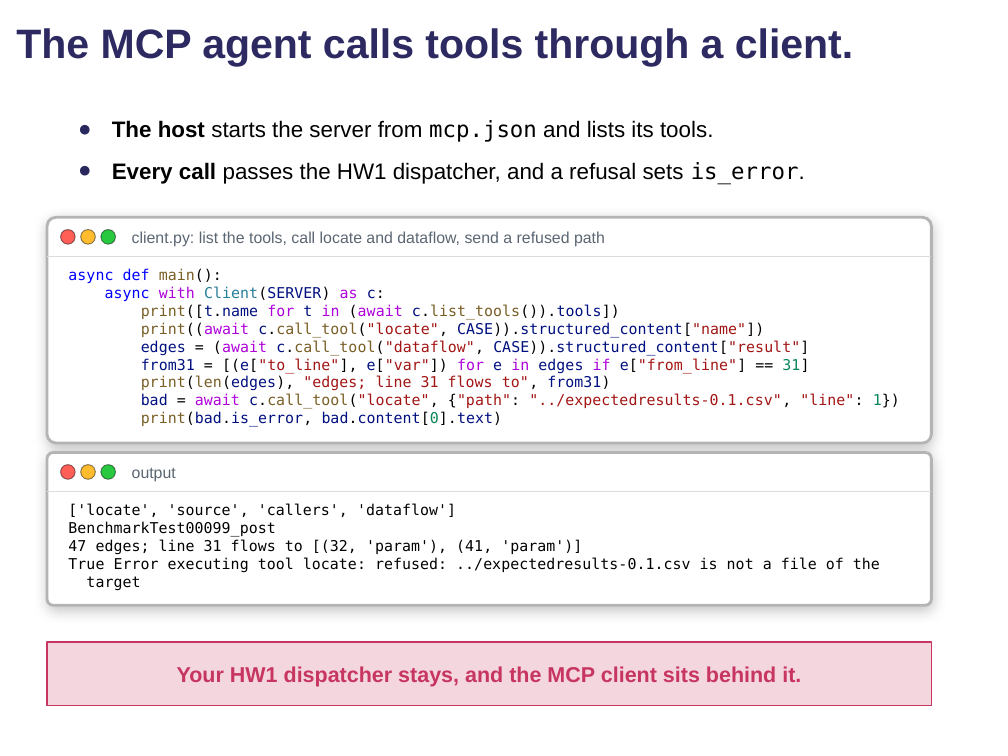
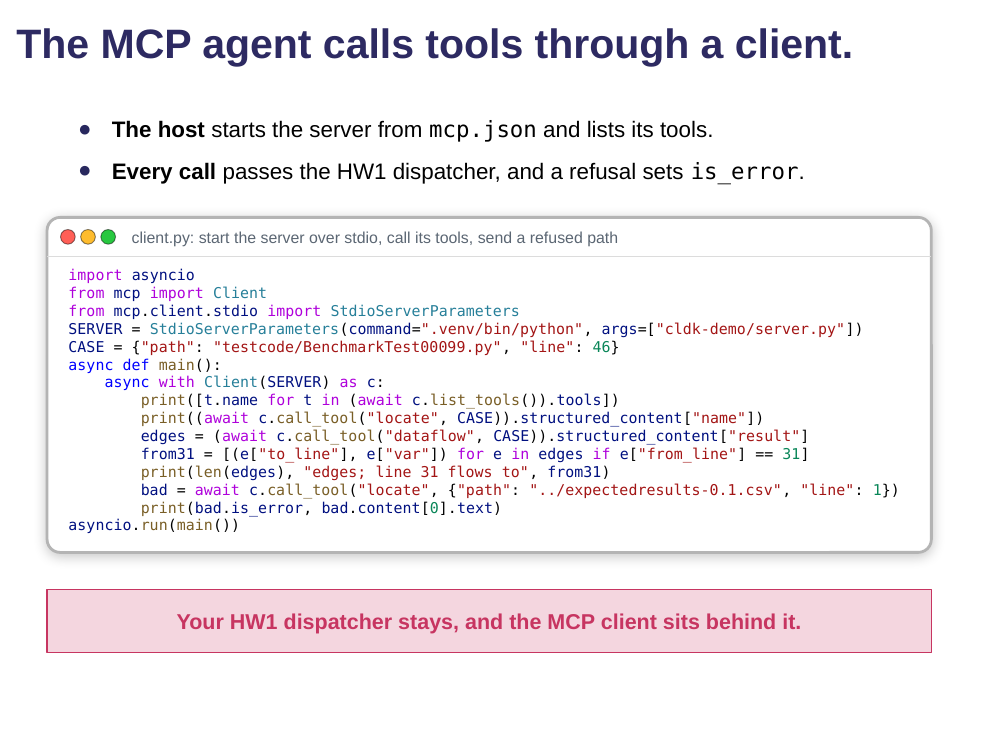
Before and after one commit to comse6998-019/lectures, a slide deck: slide 53 of lecture-6--2026-10-16/lecture6-hw2.pptx. Drawn at 1008x756 pixels with LibreOffice and Linux fonts; fonts in the diff are those of the drawing; background and template pictures are left out. Boxes give left, top, right and bottom in pixels: in the first picture for what was removed or moved away, otherwise in the second. Text is boxed around its words. In the diff, an @@ line names an element or a change of style, - is before the commit and + after.

Commit message:
Lecture 6: HW2 deck fix round 1: dispatcher and server both check a tool call, full client program, move 3 callers label corrected

```diff
--- a/lecture-6--2026-10-16/lecture6-hw2.pptx
+++ b/lecture-6--2026-10-16/lecture6-hw2.pptx
@@ rounded rectangle: place and size @@
-rounded rectangle at bbox=[47, 218, 931, 444]
+rounded rectangle at bbox=[47, 218, 931, 552]
@@ text at bbox=[132, 231, 618, 247]: text changed @@
-client.py: list the tools, call locate and dataflow, send a refused path
+client.py: start the server over stdio, call its tools, send a refused path
@@ text at bbox=[68, 268, 864, 355]: paragraphs added @@
+import asyncio
+from mcp import Client
+from mcp.client.stdio import StdioServerParameters
+SERVER = StdioServerParameters(command=".venv/bin/python", args=["cldk-demo/server.py"])
+CASE = {"path": "testcode/BenchmarkTest00099.py", "line": 46}
@@ rounded rectangle removed at bbox=[47, 453, 931, 606] @@
@@ ellipse removed at bbox=[60, 465, 75, 480] @@
@@ ellipse removed at bbox=[81, 465, 95, 480] @@
@@ ellipse removed at bbox=[101, 465, 116, 480] @@
@@ text removed at bbox=[132, 468, 176, 482] @@
-output
@@ line removed from (47, 492) to (931, 492) @@
@@ text removed at bbox=[68, 503, 880, 590] @@
-['locate', 'source', 'callers', 'dataflow']
-BenchmarkTest00099_post
-47 edges; line 31 flows to [(32, 'param'), (41, 'param')]
-True Error executing tool locate: refused: ../expectedresults-0.1.csv is not a file of the
-target
@@ text at bbox=[68, 518, 240, 533]: paragraph added @@
+asyncio.run(main())
@@ rectangle "Your HW1 dispatcher stays, and ...": place and size @@
-rectangle "Your HW1 dispatcher stays, and ..." at bbox=[47, 642, 931, 706]
+rectangle "Your HW1 dispatcher stays, and ..." at bbox=[47, 590, 931, 653]
```
Also in this commit, not shown: 11 other slides changed, 9 other files.
